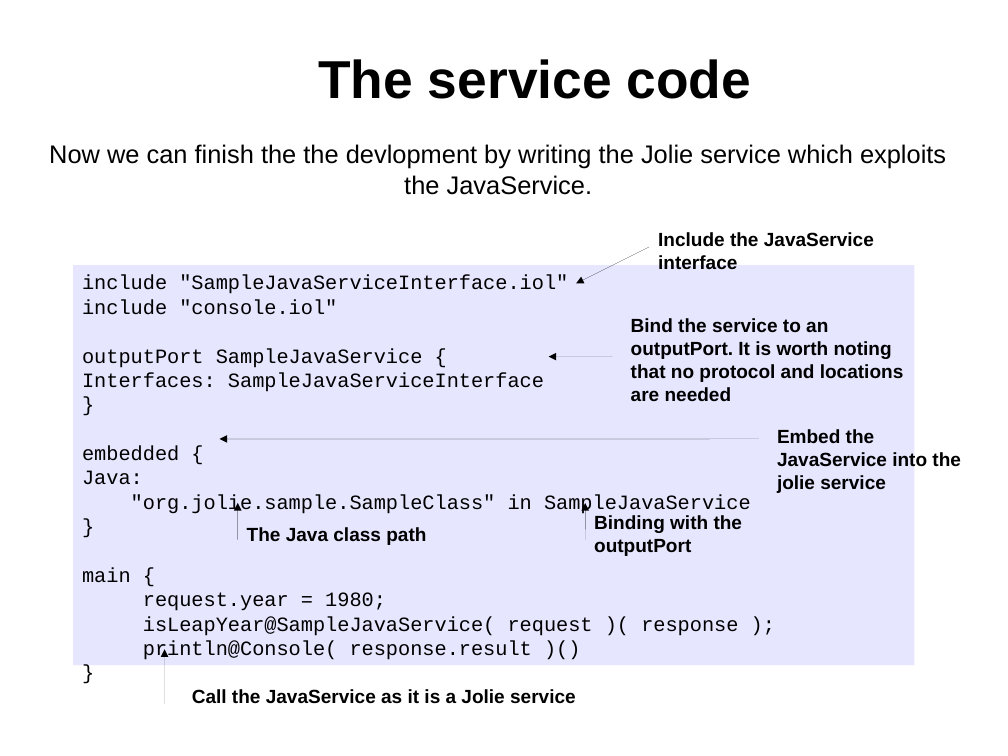
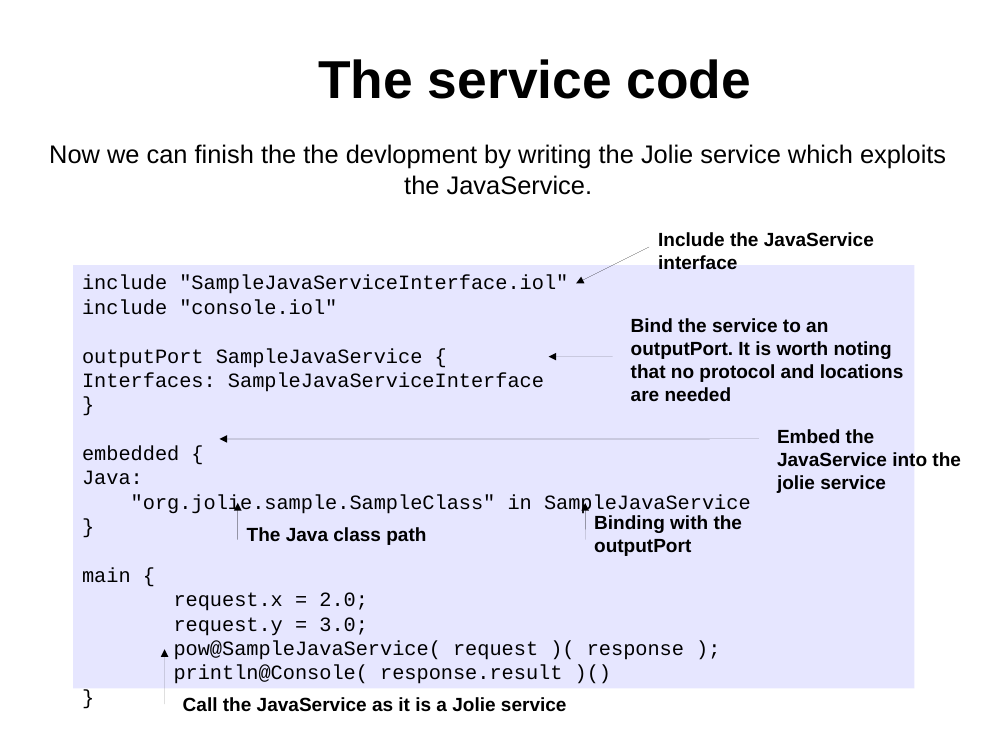
Before and after one commit to jolie/website, a slide deck: slide 8 of www/presentations/java.odp. Drawn at 1008x756 pixels with LibreOffice and Linux fonts; fonts in the diff are those of the drawing. Boxes give left, top, right and bottom in pixels: in the first picture for what was removed or moved away, otherwise in the second. Text is boxed around its words. In the diff, an @@ line names an element or a change of style, - is before the commit and + after.

```diff
--- a/www/presentations/java.odp
+++ b/www/presentations/java.odp
@@ rectangle "include "SampleJavaServiceInterface.iol"": place and size @@
-rectangle "include "SampleJavaServiceInterface.iol"" at <box>73,265,915,666</box>
+rectangle "include "SampleJavaServiceInterface.iol"" at <box>73,265,915,689</box>
@@ text in rectangle at <box>174,592,684,660</box>: text changed @@
-request.year = 1980;
-isLeapYear@SampleJavaService( request )( response );
+request.x = 2.0;
+request.y = 3.0;
+pow@SampleJavaService( request )( response );
@@ text "Call the JavaService as it ...": place and size @@
-text "Call the JavaService as it ..." at <box>192,689,576,704</box>
+text "Call the JavaService as it ..." at <box>183,697,567,712</box>
```
Also in this commit, not shown: 4 other slides changed.
